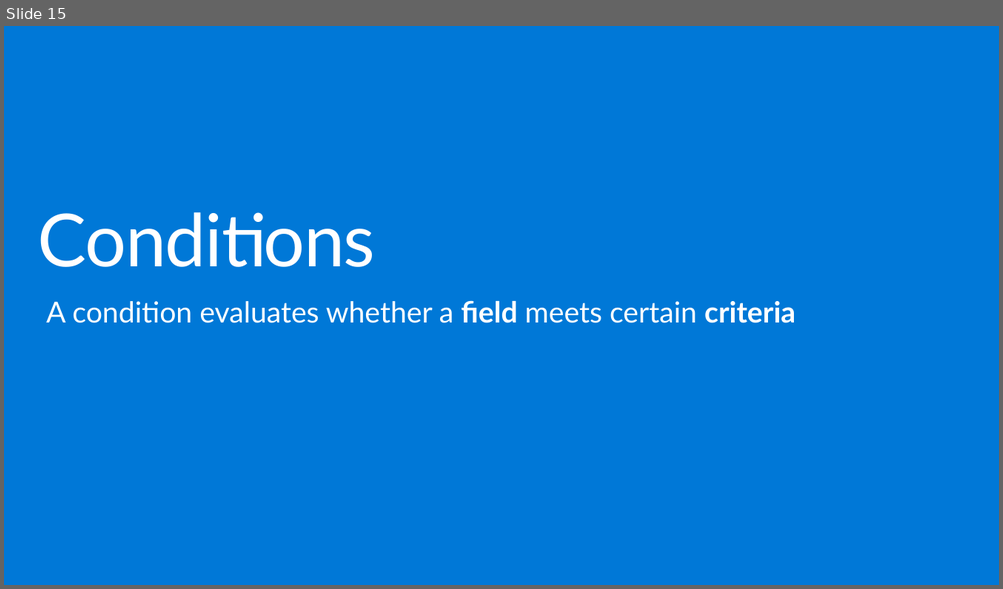
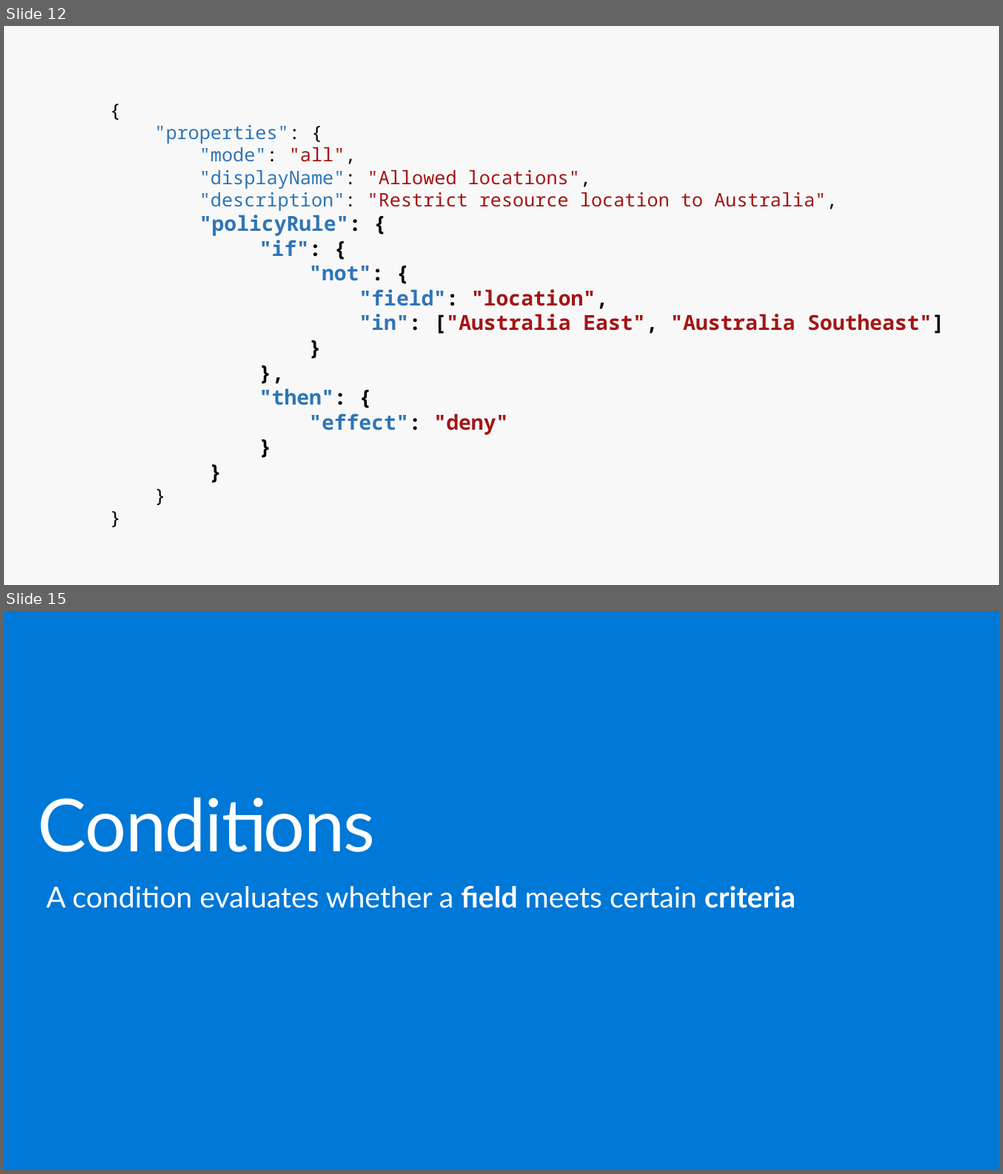
Before and after one commit to AzureUserGroupBulgaria/Meetups2017, a slide deck: 09-September/policies/presentation.pptx. Shown one above the other, each under a label of ours: slide 15 before the commit, slides 12 and 15 after it; the slides between them are not shown. The pictures are 1003x589 and 1003x1174 pixels, drawn with LibreOffice and Linux fonts; fonts in the diff are those of the drawing. Boxes give left, top, right and bottom in pixels: in the first picture for what was removed or moved away, otherwise in the second. Text is boxed around its words. In the diff, an @@ line names an element or a change of style, - is before the commit and + after.

```diff
--- a/09-September/policies/presentation.pptx
+++ b/09-September/policies/presentation.pptx
@@ slide 12 added at (4,26,999,585), background #F8F8F8 @@
@@ text added at (154,125,944,435), 20 pt, text #A31515, bold @@
+{
+"properties": {
+"mode": "all",
+"displayName": "Allowed locations",
+"description": "Restrict resource location to Australia",
+"policyRule": {
+"if": {
+"not": {
+"field": "location",
+"in": ["Australia East", "Australia Southeast"]
+}
+},
+"then": {
+"effect": "deny"
+}
+}
+}
+}
```
Also in this commit, not shown: 5 slides changed, 1 slide removed, 3 other files.
